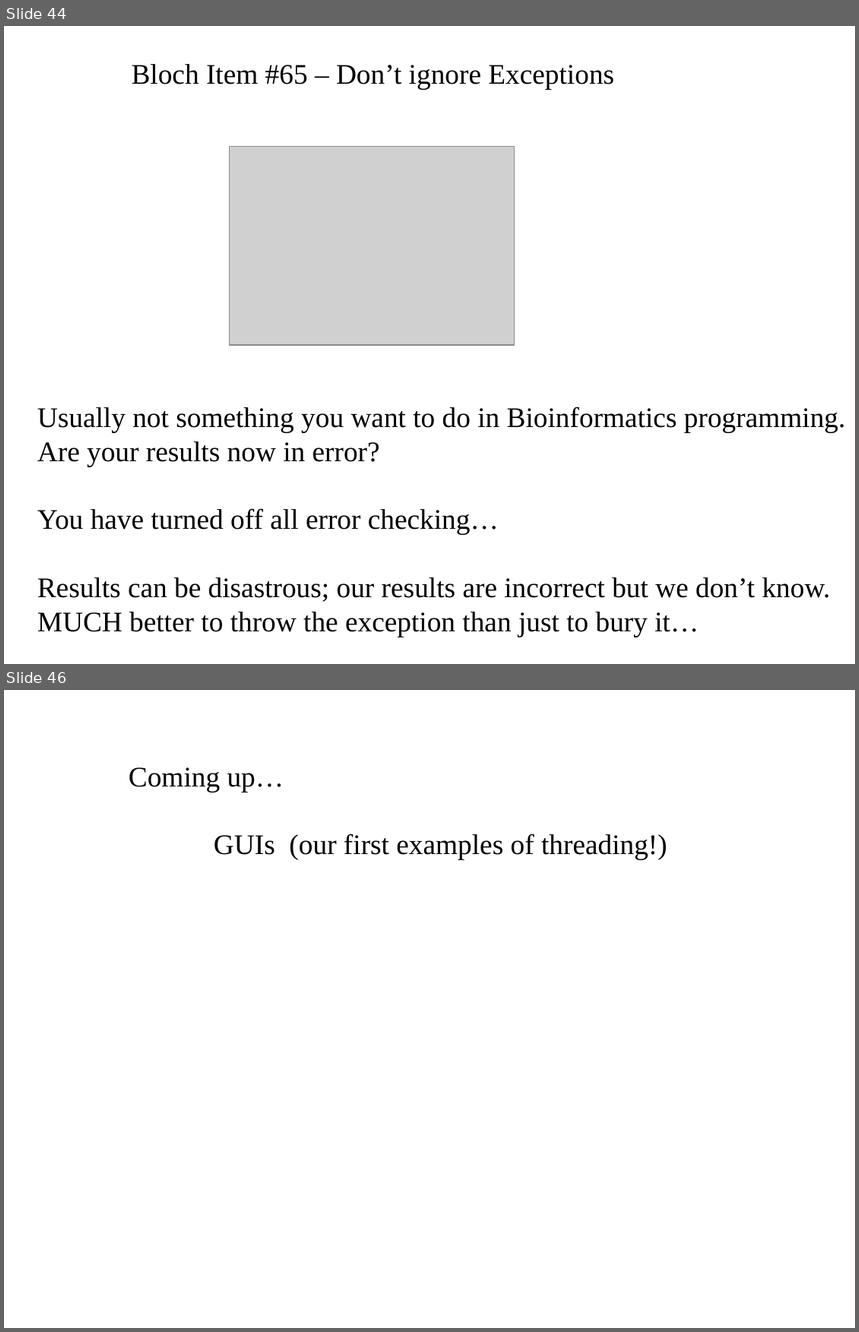
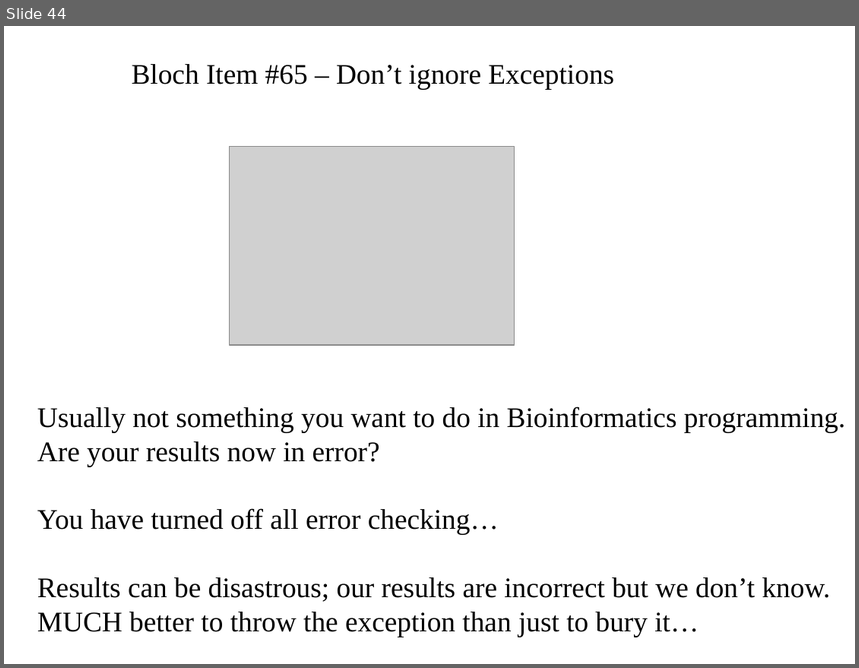
Before and after one commit to fodorclasses/fodorclasses.github.io, a slide deck: classes/prog2024/Prog3-Lecture10.ppt. Shown one above the other, each under a label of ours: slides 44 and 46 before the commit, slide 44 after it; the slides between them are not shown. The pictures are 859x1332 and 859x668 pixels, drawn with LibreOffice and Linux fonts; fonts in the diff are those of the drawing; grey boxes stand for pictures. Boxes give left, top, right and bottom in pixels: in the first picture for what was removed or moved away, otherwise in the second. Text is boxed around its words. In the diff, an @@ line names an element or a change of style, - is before the commit and + after.

```diff
--- a/classes/prog2024/Prog3-Lecture10.ppt
+++ b/classes/prog2024/Prog3-Lecture10.ppt
@@ slide 46 removed at bbox=[4, 690, 855, 1328], background #FFFFFF @@
@@ text removed at bbox=[129, 768, 667, 859] @@
-Coming up…
-GUIs (our first examples of threading!)
```
Also in this commit, not shown: 4 slides changed, 7 slides added.
